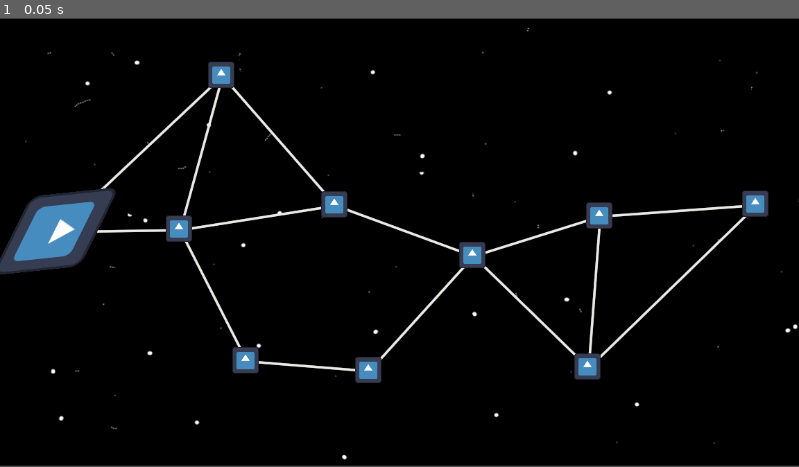
Above: before the commit, frame 1.
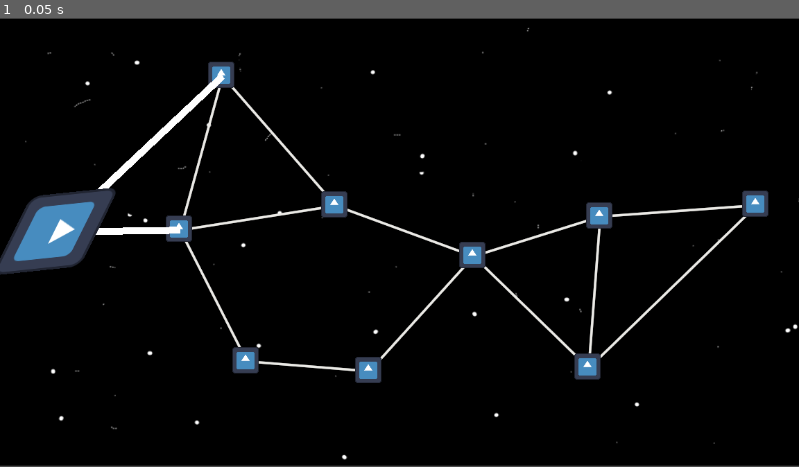
Above: after the commit, the same moment.

Repository: TreadTheDawnGames/GodotWildJam81
Game: Godot game, scene res://Scenes/UI/SpaceMap.tscn
The game is run twice, just before and just after one commit, with the same random seed, the same clock (stepped at 60 frames per second) and the same inputs. This scene is started directly instead of the project's main scene. The engine's default icon, where the game draws it, is replaced by a stand-in: a white triangle on a blue panel in a dark square.
Inputs:
- Up to frame 1 (0.05 s): no input

The runs differ from the first frame. In frame 1, 0.5% of the frame differs, in the area x 11-29%, y 12-49%.

Commit message:
limit cruiser movement to connected points and highlight paths

Diff:
--- a/Scenes/UI/SpaceMap.tscn
+++ b/Scenes/UI/SpaceMap.tscn
@@ -24,4 +24,6 @@
 [node name="PointMapGenerator" type="Node2D" parent="."]
 script = ExtResource("2_pab8o")
 
+[node name="Line2D" type="Line2D" parent="."]
+
 [node name="Cruiser" parent="." instance=ExtResource("1_ihlxe")]
--- a/Scripts/UI/PointMapGenerator.gd
+++ b/Scripts/UI/PointMapGenerator.gd
@@ -1,5 +1,11 @@
 extends Node2D
 
+# Many thanks to this Tut here for helping me figure this out. I only really had to translate some parts from Godot 3.5 to 4.4
+# https://www.youtube.com/watch?v=6NL7azkpNN4
+
+# Points here are our PitStops
+
+# These are templates that hold placeholder Marker2Ds for the TextureButtons to be placed in
 const pointMaps := [
 	preload("res://Scenes/UI/PointMaps/PointMap1.tscn"),
 	preload("res://Scenes/UI/PointMaps/PointMap2.tscn"),
@@ -9,6 +15,7 @@
 const idealEndPos := Vector2( 1024, 300 )
 var marg := 25
 var cruiser: Node2D
+var lineHighlighter: Line2D
 var mapDone := false
 var astar := AStar2D.new()
 var dictOfPoints: Dictionary = {}
@@ -17,7 +24,8 @@
 func _ready() -> void:
 	randomize()
 	cruiser = get_parent().get_node("Cruiser")
-	#cruiser.connect( 'doneMoving', doneMovingCruiser )
+	cruiser.connect('doneMoving', doneMovingCruiser)
+	lineHighlighter = $"../Line2D"
 	makeMap()
 
 
@@ -26,16 +34,8 @@
 	connectPointsOnMap(2)
 	areLeftAndRightConnected()
 	placeCruiserOnLeftMostPoint()
+	pointsConnectedToCruiserPoint()
 	mapDone = true
-
-
-#func _input(event: InputEvent) -> void:
-	#if event.is_action_pressed('click'):
-		#print(get_global_mouse_position())
-		#for point in pointsConnectedToCruiserPoint():
-			#var dist: float = get_global_mouse_position().distance_squared_to( point.global_position )
-			#if dist < point.marg:
-				#moveCruiserToThisPoint( point.global_position )
 
 
 func pointsConnectedToCruiserPoint() -> Array:
@@ -46,10 +46,22 @@
 	var arrOfPointIdThatAreConnectedToTheMainPoint = astar.get_point_connections( idOfPointToGetConnectionsOf )
 	for id in arrOfPointIdThatAreConnectedToTheMainPoint:
 		arrOfConnectedPoints.append( dictOfPoints[ id ] )
+		setLineHighlightToSomeLines( arrOfConnectedPoints, pointToGetConnectionsOf.global_position )
 	return arrOfConnectedPoints
 
 func moveCruiserToThisPoint(pos: Vector2) -> void:
 	cruiser.moveTo(pos)
+
+
+func setLineHighlightToSomeLines(arrOfPoses: Array, centerPos: Vector2) -> void:
+	lineHighlighter.clear_points()
+	var ind: int = 0
+	for pos in arrOfPoses:
+		lineHighlighter.add_point( pos.global_position, ind )
+		lineHighlighter.add_point( centerPos, ind + 1 )
+		ind += 2
+	pass
+
 
 func placePointsFromMap() -> void:
 	var pointsMap: Node2D = pointMaps[ floor( pointMaps.size() * randf() ) ].instantiate()
@@ -135,5 +147,11 @@
 			maxDist = dist
 	return pointToReturn
 
+
+func doneMovingCruiser() -> void:
+	pointsConnectedToCruiserPoint()
+	pass
+
+
 func randAmtToAdd() -> Vector2:
 	return Vector2( randf_range(-marg, marg) , randf_range(-marg, marg) )
